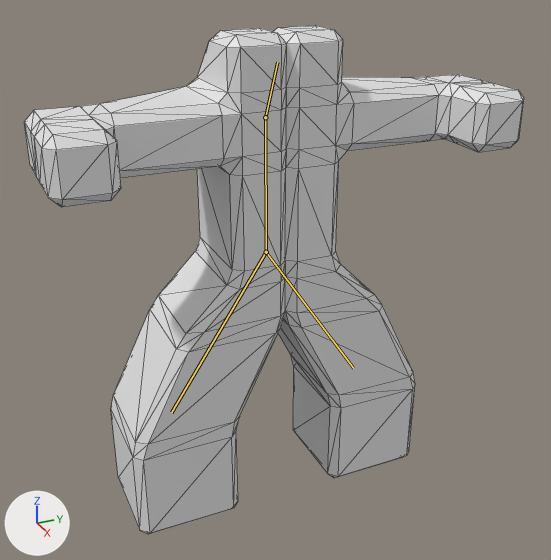
A saved change to the Blender file modeling_files/blender/robot.blend.
Before and after are seen from a 50 mm lens placed at (12.07, -5.24, 10.43), pointed at (-0.07, 0.22, 4.36). Every picture has the same lights, and +X, +Y and +Z are marked at lower left. The bones that bend it are drawn over the model as lines. Mesh edges are drawn as thin lines.
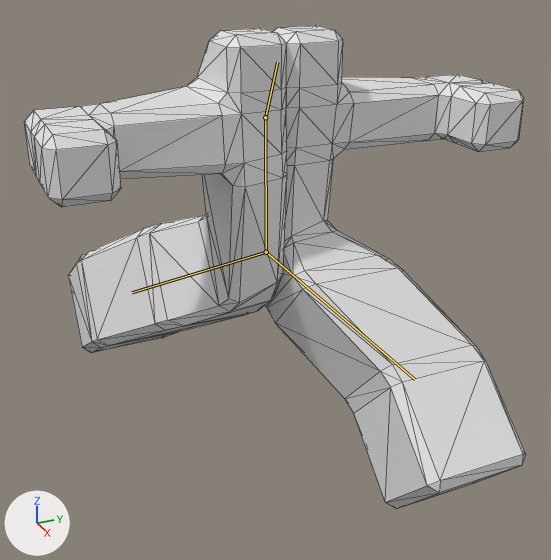
The newer file adds an action. The first version stands in its rest pose; the second is drawn at frame 1 of the action 'WalkAction'.

The change in detail:
Bone 'l_leg' (bone_l_leg) turns from (0, 0, 0) to (9, -24, -42) degrees about its own x, y and z.
Bone 'r_leg' (bone_r_leg) turns from (0, 0, 0) to (-15, -28, 54) degrees about its own x, y and z.

Changed parts and their boxes (x1, y1, x2, y2) in the pictures (551 x 560 px):
'Cube', posed: before (24, 25, 524, 534); after (24, 25, 526, 508)
bone 'l_leg', root to tip: before (266, 252) to (353, 368); after (266, 252) to (415, 379)
bone 'r_leg', root to tip: before (266, 252) to (171, 412); after (266, 252) to (132, 292)
